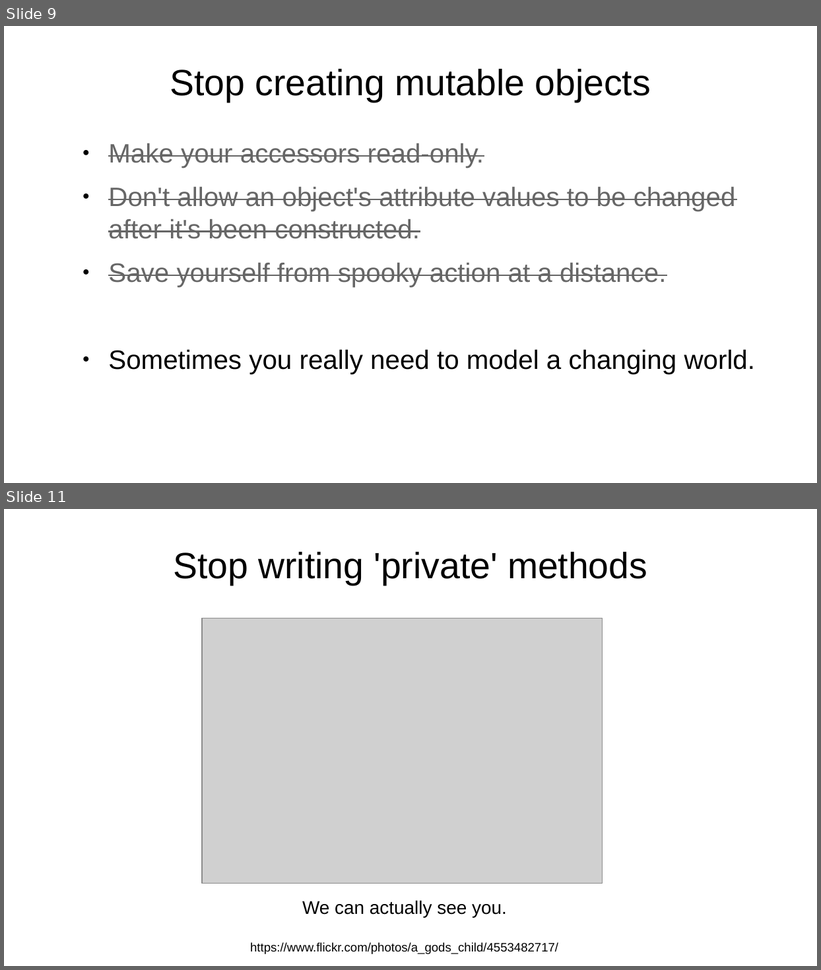
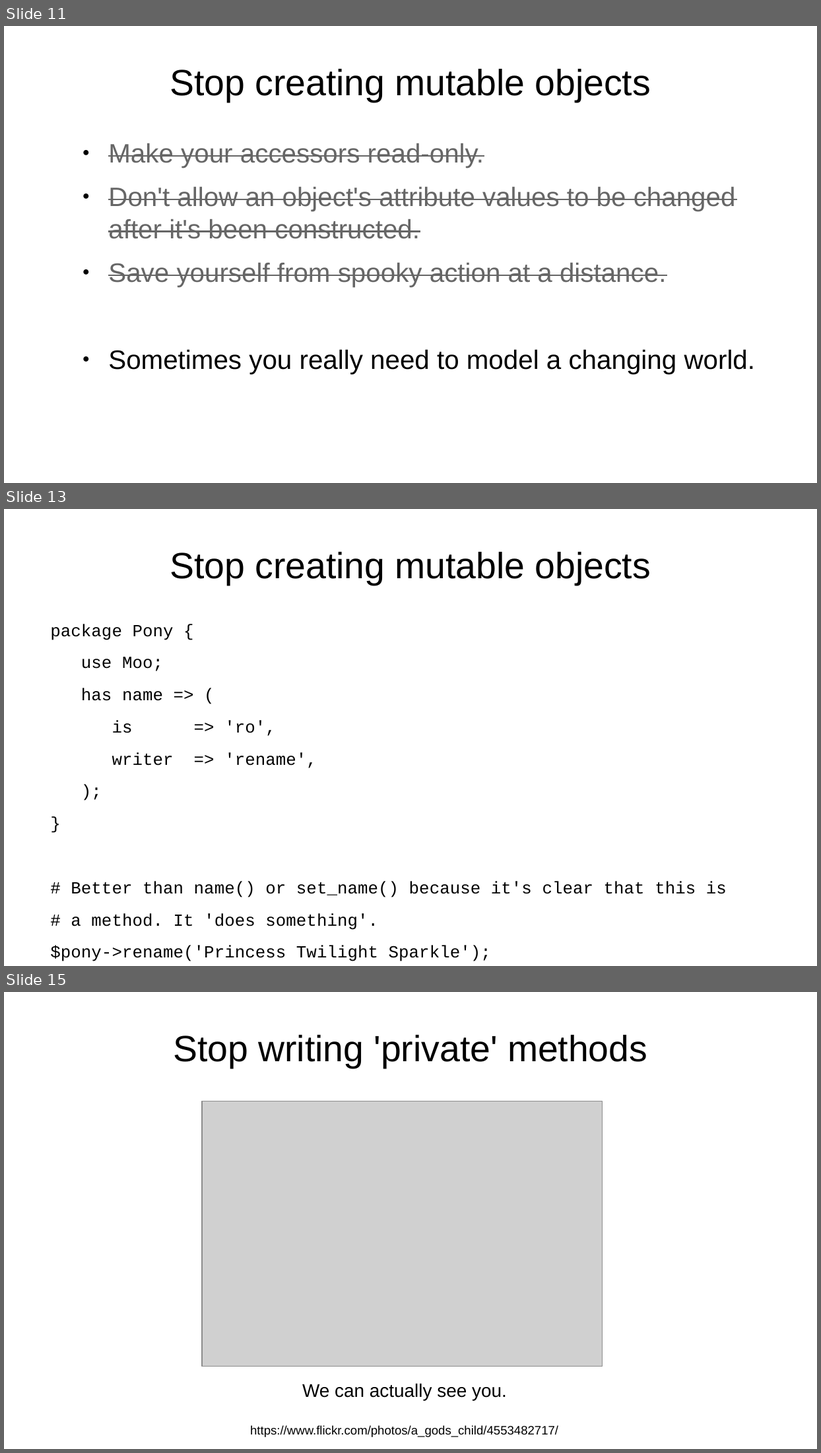
Before and after one commit to tobyink/docs-modern-oop, a slide deck: talks/three-weird-tricks/presentation.odp. Shown one above the other, each under a label of ours: slides 9 and 11 before the commit, slides 11, 13 and 15 after it; the slides between them are not shown. The pictures are 821x970 and 821x1453 pixels, drawn with LibreOffice and Linux fonts; fonts in the diff are those of the drawing; grey boxes stand for pictures; background and template pictures are left out. Boxes give left, top, right and bottom in pixels: in the first picture for what was removed or moved away, otherwise in the second. Text is boxed around its words. In the diff, an @@ line names an element or a change of style, - is before the commit and + after.

```diff
--- a/talks/three-weird-tricks/presentation.odp
+++ b/talks/three-weird-tricks/presentation.odp
@@ slide 13 added at (x1=4, y1=509, x2=817, y2=966), background picture (left out) @@
@@ title added at (x1=170, y1=552, x2=651, y2=586), 35.7 pt, text #000000 @@
+Stop creating mutable objects
@@ text added at (x1=50, y1=624, x2=727, y2=962), 16.6 pt, text #000000 @@
+package Pony {
+use Moo;
+has name => (
+is => 'ro',
+writer => 'rename',
+);
+}
+# Better than name() or set_name() because it's clear that this is
+# a method. It 'does something'.
+$pony->rename('Princess Twilight Sparkle');
@@ what was slide 9 is now slide 11 @@
@@ what was slide 11 is now slide 15 @@
```
Also in this commit, not shown: 2 slides changed, 3 other slides added.
